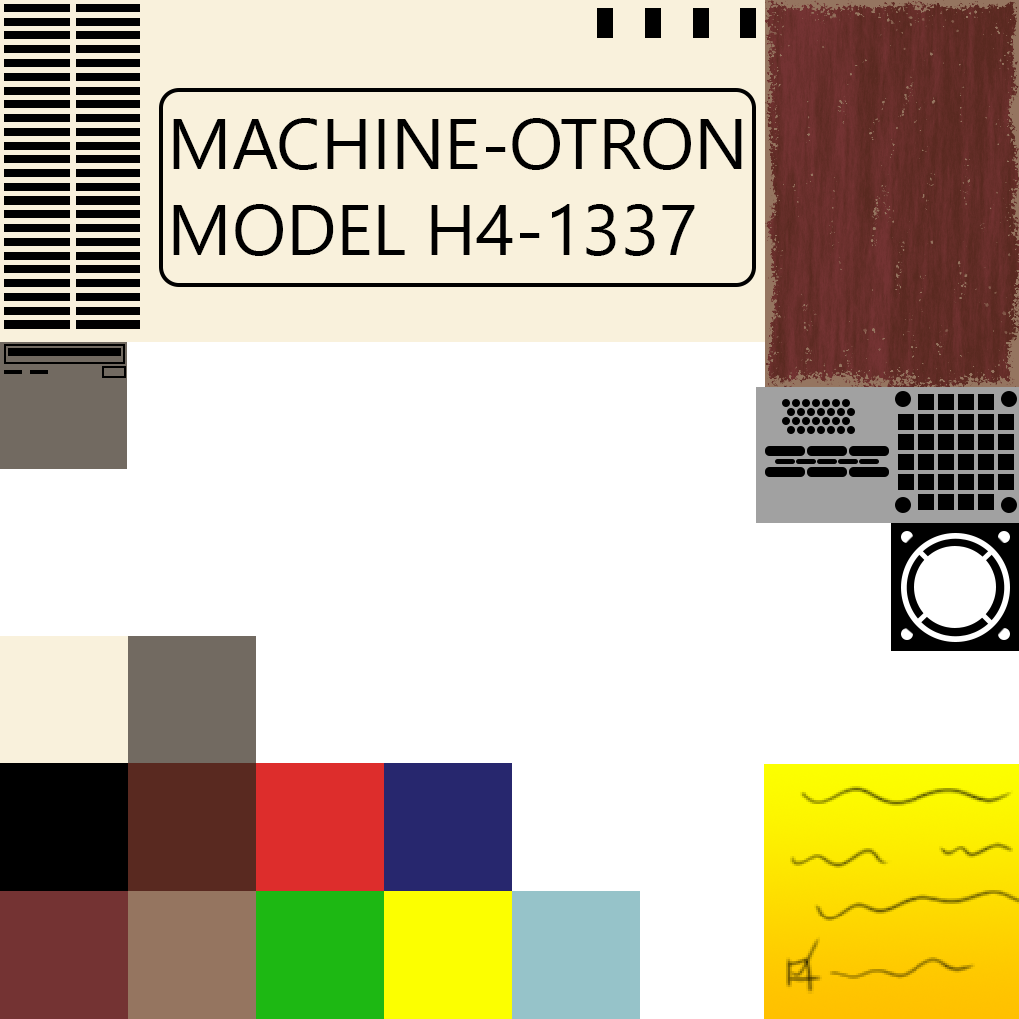
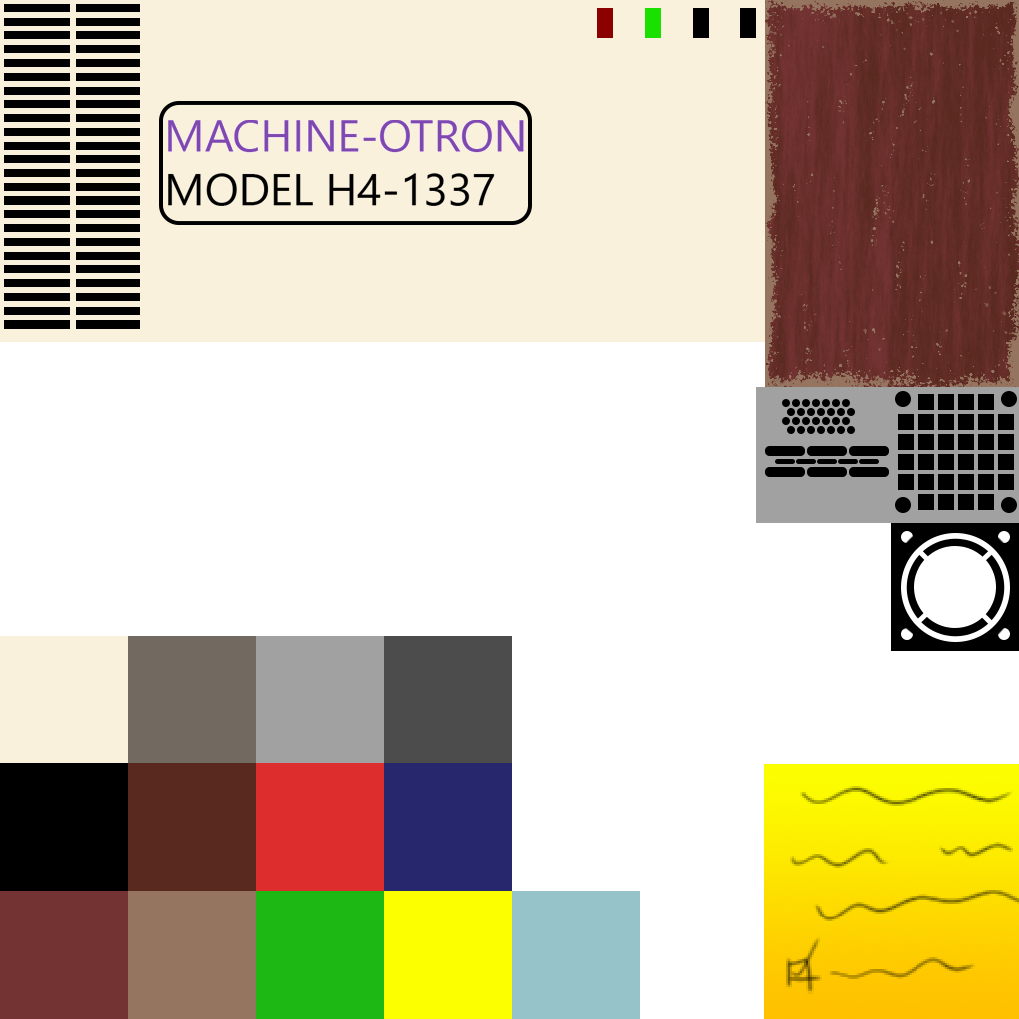
Layered file, before and after one edit (1019 x 1019). Changes by layer:
added layer "Color Fill 1" (screen) above "MACHINE-OTRON MODEL H4-1337" over [168, 120, 524, 153]
painted on "MACHINE-OTRON MODEL H4-1337" over [168, 118, 742, 256]
painted on "Rectangle 6" (1st of 4) over [597, 8, 613, 38]
painted on "Rectangle 6" (4th of 4) over [645, 8, 661, 38]
removed layer "Rectangle 5" (1st of 2) over [30, 370, 48, 374]
removed layer "Rectangle 5" (2nd of 2) over [4, 370, 22, 374]
removed layer "Rectangle 4" (1st of 3) over [102, 366, 126, 378]
removed layer "Rectangle 4" (2nd of 3) over [4, 344, 125, 364]
removed layer "Rectangle 4" (3rd of 3) over [8, 348, 121, 356]
painted on "Rectangle 1" (9th of 14, in "browns") over [0, 342, 384, 763]
added layer "Rectangle 1" (10th of 14, in "browns") in group "browns" over [384, 636, 512, 763]
painted on "Rounded Rectangle 1" over [159, 88, 756, 287]
